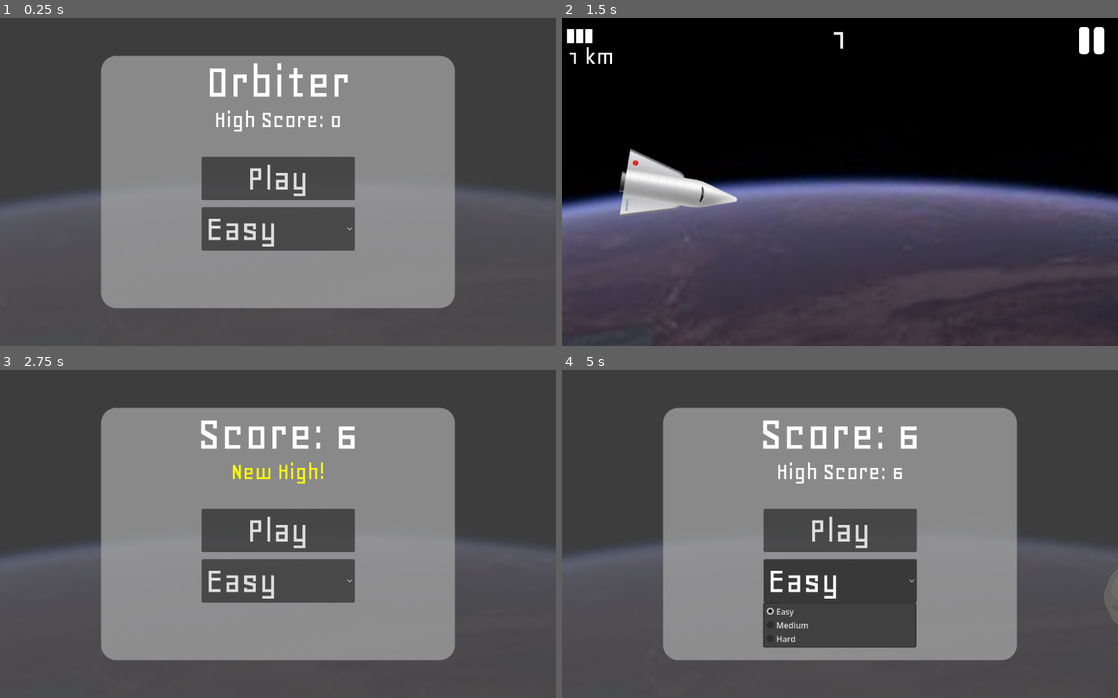
Above: before the commit, frames 1-4 (two rows, left to right).
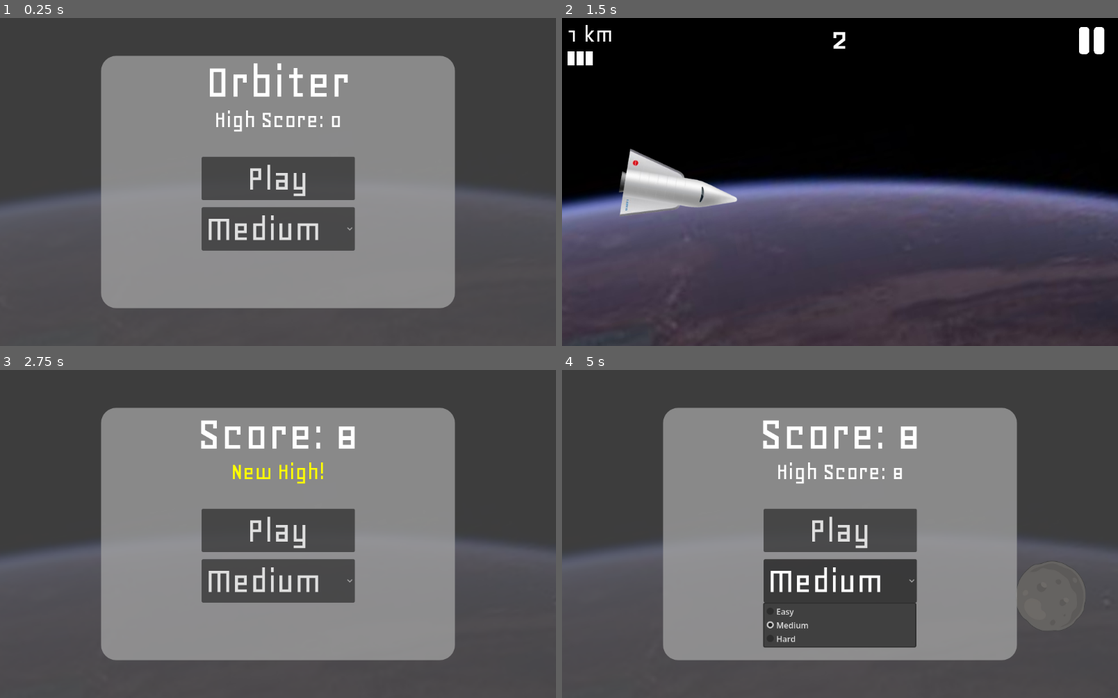
Above: after the commit, the same moments.

Repository: ZYX-2727/Orbiter
Game: Godot game, scene res://scenes/main.tscn
Two runs of this game, one before a commit and one after it. Both use one fixed random seed, a clock stepped at 60 frames per second and the inputs below.
Inputs (mouse positions are in pixels of both pictures, inside the frame that each line leads up to):
- Up to frame 1 (0.25 s): no input
- Up to frame 2 (1.5 s): click (840, 227) at 0.5 s, where only the run after the commit has a clickable "Medium"; click "Play" at 1.25 s
- Up to frame 3 (2.75 s): hold Up (up) from 2.03 s (still down)
- Up to frame 4 (5 s): release Up (up) at 2.75 s; click "Play" at 2.75 s; hold Up (up) 3.53-4.25 s; tap Space (shoot) at 3.6 s; click (840, 579) at 4.25 s, where only the run before the commit has a clickable "Easy"

The runs differ from the first frame. In frame 1, 0.5% of the frame differs, in the area x 38-58%, y 60-70%; in frame 2, 0.5%; in frame 3, 0.5%; in frame 4, 1.4%, in the area x 36-100%, y 18-80%.

Commit message:
add settings (pause menu)

Diff:
--- a/scenes/hud.tscn
+++ b/scenes/hud.tscn
@@ -37,56 +37,56 @@
 [node name="Distance" type="Label" parent="All" unique_id=2092731676]
 layout_mode = 1
 anchors_preset = -1
-offset_left = 10.0
-offset_top = 50.0
-offset_right = 93.0
-offset_bottom = 102.0
+offset_left = 8.0
+offset_top = 6.0
+offset_right = 91.0
+offset_bottom = 58.0
 theme_override_fonts/font = ExtResource("1_ahhtf")
 theme_override_font_sizes/font_size = 50
 text = "0km"
 
 [node name="Bullet1" type="ColorRect" parent="All" unique_id=1058347366]
 layout_mode = 0
-offset_left = 24.0
-offset_top = 22.0
-offset_right = 52.0
-offset_bottom = 36.0
+offset_left = 25.0
+offset_top = 66.0
+offset_right = 53.0
+offset_bottom = 80.0
 rotation = 1.5707964
 size_flags_horizontal = 4
 
 [node name="Bullet2" type="ColorRect" parent="All" unique_id=454450265]
 layout_mode = 0
-offset_left = 42.0
-offset_top = 22.0
-offset_right = 70.0
-offset_bottom = 36.0
+offset_left = 43.0
+offset_top = 66.0
+offset_right = 71.0
+offset_bottom = 80.0
 rotation = 1.5707964
 size_flags_horizontal = 4
 
 [node name="Bullet3" type="ColorRect" parent="All" unique_id=2110237433]
 layout_mode = 0
-offset_left = 60.0
-offset_top = 22.0
-offset_right = 88.0
-offset_bottom = 36.0
+offset_left = 61.0
+offset_top = 66.0
+offset_right = 89.0
+offset_bottom = 80.0
 rotation = 1.5707964
 size_flags_horizontal = 4
 
 [node name="Bullet4" type="ColorRect" parent="All" unique_id=1555992924]
 layout_mode = 0
-offset_left = 78.0
-offset_top = 22.0
-offset_right = 106.0
-offset_bottom = 36.0
+offset_left = 79.0
+offset_top = 66.0
+offset_right = 107.0
+offset_bottom = 80.0
 rotation = 1.5707964
 size_flags_horizontal = 4
 
 [node name="Bullet5" type="ColorRect" parent="All" unique_id=284499554]
 layout_mode = 0
-offset_left = 96.0
-offset_top = 22.0
-offset_right = 124.0
-offset_bottom = 36.0
+offset_left = 97.0
+offset_top = 66.0
+offset_right = 125.0
+offset_bottom = 80.0
 rotation = 1.5707964
 size_flags_horizontal = 4
 
--- a/scenes/main.tscn
+++ b/scenes/main.tscn
@@ -5,6 +5,7 @@
 [ext_resource type="PackedScene" uid="uid://b1d8oy20j5d1r" path="res://scenes/menu.tscn" id="3_sugp2"]
 [ext_resource type="Texture2D" uid="uid://cq12sjosj4f3k" path="res://assets/ipcc_bluemarble_west_lrg.jpg" id="5_tbgi4"]
 [ext_resource type="PackedScene" uid="uid://bv4vx3cc8h0vq" path="res://scenes/pause_menu.tscn" id="5_tefeu"]
+[ext_resource type="PackedScene" uid="uid://vtr0ix01tdqu" path="res://scenes/settings.tscn" id="6_tefeu"]
 
 [node name="Main" type="Node2D" unique_id=898456584]
 script = ExtResource("1_0wfyh")
@@ -29,6 +30,9 @@
 [node name="PauseMenu" parent="." unique_id=750131063 instance=ExtResource("5_tefeu")]
 visible = false
 
+[node name="Settings" parent="." unique_id=107826438 instance=ExtResource("6_tefeu")]
+visible = false
+
 [node name="AsteroidTimer" type="Timer" parent="." unique_id=794957879]
 wait_time = 1.5
 autostart = true
--- a/scenes/menu.tscn
+++ b/scenes/menu.tscn
@@ -78,7 +78,7 @@
 theme_override_font_sizes/font_size = 75
 text = "Play"
 
-[node name="Settings" type="OptionButton" parent="Panel" unique_id=361618502]
+[node name="Difficulty" type="OptionButton" parent="Panel" unique_id=361618502]
 layout_mode = 1
 anchors_preset = 8
 anchor_left = 0.5
--- /dev/null
+++ b/scenes/settings.tscn
@@ -0,0 +1,219 @@
+[gd_scene format=3 uid="uid://vtr0ix01tdqu"]
+
+[ext_resource type="FontFile" uid="uid://b2muai3i6vj2y" path="res://assets/Geo-Regular.ttf" id="1_5p8wc"]
+[ext_resource type="Script" uid="uid://b7hdlapf64h4" path="res://scripts/settings.gd" id="1_r6d6q"]
+
+[sub_resource type="StyleBoxFlat" id="StyleBoxFlat_r6d6q"]
+bg_color = Color(0.65, 0.65, 0.65, 0.7294118)
+corner_radius_top_left = 30
+corner_radius_top_right = 30
+corner_radius_bottom_right = 30
+corner_radius_bottom_left = 30
+
+[sub_resource type="StyleBoxFlat" id="StyleBoxFlat_5p8wc"]
+content_margin_left = 4.0
+content_margin_top = 4.0
+content_margin_right = 4.0
+content_margin_bottom = 4.0
+bg_color = Color(1, 1, 1, 0.75)
+corner_radius_top_left = 4
+corner_radius_top_right = 4
+corner_radius_bottom_right = 4
+corner_radius_bottom_left = 4
+corner_detail = 6
+
+[node name="Settings" type="Node2D" unique_id=107826438]
+script = ExtResource("1_r6d6q")
+
+[node name="ColorRect" type="ColorRect" parent="." unique_id=720980524]
+offset_left = -43.0
+offset_top = -26.0
+offset_right = 1236.0
+offset_bottom = 668.0
+color = Color(0.32, 0.32, 0.32, 0.74509805)
+
+[node name="Panel" type="Panel" parent="." unique_id=401589735]
+offset_left = 200.0
+offset_top = 75.0
+offset_right = 900.0
+offset_bottom = 575.0
+theme_override_styles/panel = SubResource("StyleBoxFlat_r6d6q")
+
+[node name="Title" type="Label" parent="Panel" unique_id=1212728215]
+layout_mode = 1
+anchors_preset = 5
+anchor_left = 0.5
+anchor_right = 0.5
+offset_left = -172.0
+offset_right = 172.0
+offset_bottom = 103.0
+grow_horizontal = 2
+size_flags_horizontal = 4
+size_flags_vertical = 1
+theme_override_fonts/font = ExtResource("1_5p8wc")
+theme_override_font_sizes/font_size = 100
+text = "Settings"
+
+[node name="DefDiff" type="OptionButton" parent="Panel" unique_id=2038106482]
+layout_mode = 1
+anchors_preset = 8
+anchor_left = 0.5
+anchor_top = 0.5
+anchor_right = 0.5
+anchor_bottom = 0.5
+offset_left = -38.0
+offset_top = -126.0
+offset_right = 265.0
+offset_bottom = -40.0
+grow_horizontal = 2
+grow_vertical = 2
+theme_override_fonts/font = ExtResource("1_5p8wc")
+theme_override_font_sizes/font_size = 75
+selected = 0
+item_count = 3
+popup/item_0/text = "Easy"
+popup/item_0/id = 0
+popup/item_1/text = "Medium"
+popup/item_1/id = 1
+popup/item_2/text = "Hard"
+popup/item_2/id = 2
+
+[node name="Label" type="Label" parent="Panel/DefDiff" unique_id=1498437113]
+layout_mode = 1
+anchors_preset = 5
+anchor_left = 0.5
+anchor_right = 0.5
+offset_left = -438.5
+offset_top = -9.0
+offset_right = -142.5
+offset_bottom = 98.0
+grow_horizontal = 2
+size_flags_horizontal = 4
+size_flags_vertical = 1
+theme_override_fonts/font = ExtResource("1_5p8wc")
+theme_override_font_sizes/font_size = 50
+text = "Default
+Difficulty"
+autowrap_mode = 2
+
+[node name="MusicVol" type="HSlider" parent="Panel" unique_id=1479016722]
+layout_mode = 1
+anchors_preset = 8
+anchor_left = 0.5
+anchor_top = 0.5
+anchor_right = 0.5
+anchor_bottom = 0.5
+offset_left = -38.0
+offset_top = -8.0
+offset_right = 150.0
+offset_bottom = 57.0
+grow_horizontal = 2
+grow_vertical = 2
+theme_override_styles/grabber_area = SubResource("StyleBoxFlat_5p8wc")
+step = 5.0
+value = 100.0
+ticks_on_borders = true
+
+[node name="Percentage" type="Label" parent="Panel/MusicVol" unique_id=952296622]
+layout_mode = 1
+anchors_preset = 5
+anchor_left = 0.5
+anchor_right = 0.5
+offset_left = 116.0
+offset_right = 412.0
+offset_bottom = 107.0
+grow_horizontal = 2
+size_flags_horizontal = 4
+size_flags_vertical = 1
+theme_override_fonts/font = ExtResource("1_5p8wc")
+theme_override_font_sizes/font_size = 50
+text = "100%"
+autowrap_mode = 2
+
+[node name="Label" type="Label" parent="Panel/MusicVol" unique_id=292365889]
+layout_mode = 1
+anchors_preset = 5
+anchor_left = 0.5
+anchor_right = 0.5
+offset_left = -396.0
+offset_right = -100.0
+offset_bottom = 107.0
+grow_horizontal = 2
+size_flags_horizontal = 4
+size_flags_vertical = 1
+theme_override_fonts/font = ExtResource("1_5p8wc")
+theme_override_font_sizes/font_size = 50
+text = "Music Volume"
+autowrap_mode = 2
+
+[node name="SFXVol" type="HSlider" parent="Panel" unique_id=591803917]
+layout_mode = 1
+anchors_preset = 8
+anchor_left = 0.5
+anchor_top = 0.5
+anchor_right = 0.5
+anchor_bottom = 0.5
+offset_left = -38.0
+offset_top = 57.0
+offset_right = 150.0
+offset_bottom = 122.0
+grow_horizontal = 2
+grow_vertical = 2
+theme_override_styles/grabber_area = SubResource("StyleBoxFlat_5p8wc")
+step = 5.0
+value = 100.0
+ticks_on_borders = true
+
+[node name="Percentage" type="Label" parent="Panel/SFXVol" unique_id=1228120642]
+layout_mode = 1
+anchors_preset = 5
+anchor_left = 0.5
+anchor_right = 0.5
+offset_left = 116.0
+offset_right = 412.0
+offset_bottom = 107.0
+grow_horizontal = 2
+size_flags_horizontal = 4
+size_flags_vertical = 1
+theme_override_fonts/font = ExtResource("1_5p8wc")
+theme_override_font_sizes/font_size = 50
+text = "100%"
+autowrap_mode = 2
+
+[node name="Label" type="Label" parent="Panel/SFXVol" unique_id=1602922597]
+layout_mode = 1
+anchors_preset = 5
+anchor_left = 0.5
+anchor_right = 0.5
+offset_left = -396.0
+offset_right = -100.0
+offset_bottom = 107.0
+grow_horizontal = 2
+size_flags_horizontal = 4
+size_flags_vertical = 1
+theme_override_fonts/font = ExtResource("1_5p8wc")
+theme_override_font_sizes/font_size = 50
+text = "SFX Volume"
+autowrap_mode = 2
+
+[node name="Save" type="Button" parent="Panel" unique_id=866587578]
+layout_mode = 1
+anchors_preset = -1
+anchor_left = 0.5
+anchor_top = 0.82800007
+anchor_right = 0.5
+anchor_bottom = 0.82800007
+offset_left = -210.0
+offset_top = -42.00003
+offset_right = 210.0
+offset_bottom = 43.99997
+grow_horizontal = 2
+grow_vertical = 2
+theme_override_fonts/font = ExtResource("1_5p8wc")
+theme_override_font_sizes/font_size = 75
+text = "Save Settings"
+
+[connection signal="item_selected" from="Panel/DefDiff" to="." method="_on_difficulty_selected"]
+[connection signal="value_changed" from="Panel/MusicVol" to="." method="_on_music_vol_value_changed"]
+[connection signal="value_changed" from="Panel/SFXVol" to="." method="_on_sfx_vol_value_changed"]
+[connection signal="pressed" from="Panel/Save" to="." method="_on_save_pressed"]
--- a/scripts/event_bus.gd
+++ b/scripts/event_bus.gd
@@ -12,3 +12,5 @@
 signal points_collected(points: int)
 @warning_ignore("unused_signal")
 signal pause
+@warning_ignore("unused_signal")
+signal settings(paused: bool)
--- a/scripts/main.gd
+++ b/scripts/main.gd
@@ -13,6 +13,10 @@
 var first_time: bool
 var difficulty_mult: float
 
+var music_vol
+var sfx_vol
+var default_difficulty
+
 var score: int = 0
 var high_score: int
 #const SCORE_MULT: float = 1000
@@ -27,6 +31,10 @@
 
 func save_data(section: String, key: String, value) -> void:
 	var data = ConfigFile.new()
+	var error = data.load("user://data.cfg")
+	if error:
+		print(error)
+
 	data.set_value(section, key, value)
 	data.save("user://data.cfg")
 
@@ -40,18 +48,23 @@
 		else:
 			bullet_obj.hide()
 
+
+func change_via_settings() -> void: #Change the game based on what settings you have
+	var data = ConfigFile.new()
+	var error = data.load("user://data.cfg")
+	if error:
+		print(error)
+
+	music_vol = data.get_value("settings", "music_vol", 100)
+	sfx_vol = data.get_value("settings", "sfx_vol", 100)
+	default_difficulty = data.get_value("settings", "default_difficulty", 1)
+	high_score = data.get_value("player", "high_score", 0)
+
+
 # Called when the node enters the scene tree for the first time.
 func _ready() -> void:
-	var data = ConfigFile.new()
-	var error = data.load("user://data.cfg")
-
-	if error != OK:
-		#First time playing
-		first_time = true
-
-	print(first_time)
-
-	high_score = data.get_value("player", "high_score", 0)
+	change_via_settings()
+	$Menu/Panel/Difficulty.selected = default_difficulty
 	$Menu/Panel/High.text = "High Score: " + str(high_score)
 
 	bullet_objs = [
@@ -184,5 +197,4 @@
 	adjust_bullet_hud()
 
 func _on_points_collected(points: int) -> void:
-	print(points)
 	points_collected += points
--- a/scripts/menu.gd
+++ b/scripts/menu.gd
@@ -3,6 +3,6 @@
 var difficulty: int = 0
 
 func _on_play_pressed() -> void:
-	difficulty = $Panel/Settings.selected
+	difficulty = $Panel/Difficulty.selected
 	EventBus.emit_signal("start", difficulty)
 	hide()
--- a/scripts/pause_menu.gd
+++ b/scripts/pause_menu.gd
@@ -5,11 +5,11 @@
 func _ready() -> void:
 	hide()
 	EventBus.connect("pause", _on_pause)
+	EventBus.connect("settings", _on_settings)
 
 
 func _on_pause() -> void:
 	paused = not paused
-	print($Panel/Resume.disabled)
 	if paused:
 		show()
 		z_index = 500
@@ -17,8 +17,15 @@
 		hide()
 
 
+func _on_settings(_paused_arg: bool) -> void:
+	if not visible and paused:
+		show()
+	else:
+		hide()
+
+
 func _on_settings_pressed() -> void:
-	pass # Replace with function body.
+	EventBus.emit_signal("settings", true)
 
 
 func _on_quit_pressed() -> void:
--- /dev/null
+++ b/scripts/settings.gd
@@ -0,0 +1,66 @@
+extends Node2D
+
+var paused: bool
+var default_difficulty
+var music_vol
+var sfx_vol
+
+
+func save_data(section: String, key: String, value) -> void:
+	var data = ConfigFile.new()
+	var error = data.load("user://data.cfg")
+	if error:
+		print(error)
+	data.set_value(section, key, value)
+	data.save("user://data.cfg")
+
+
+func change_via_settings() -> void: #Change the game based on what settings you have
+	var data = ConfigFile.new()
+	var error = data.load("user://data.cfg")
+	if error:
+		print(error)
+
+	music_vol = data.get_value("settings", "music_vol", 100)
+	sfx_vol = data.get_value("settings", "sfx_vol", 100)
+	default_difficulty = data.get_value("settings", "default_difficulty", 1)
+
+
+# Called when the node enters the scene tree for the first time.
+func _ready() -> void:
+	EventBus.connect("settings", _on_settings)
+	change_via_settings()
+
+	$Panel/DefDiff.selected = default_difficulty
+	$Panel/MusicVol.value = music_vol
+	$Panel/SFXVol.value = sfx_vol
+
+
+func _on_settings(paused_arg: bool):
+	paused = paused_arg
+	if not visible:
+		z_index = 500
+		show()
+	else:
+		hide()
+
+
+func _on_music_vol_value_changed(value: float) -> void:
+	$Panel/MusicVol/Percentage.text = str(int(value)) + "%"
+	music_vol = value
+
+
+func _on_sfx_vol_value_changed(value: float) -> void:
+	$Panel/SFXVol/Percentage.text = str(int(value)) + "%"
+	sfx_vol = value
+
+
+func _on_difficulty_selected(index: int) -> void:
+	default_difficulty = index
+
+
+func _on_save_pressed() -> void:
+	save_data("settings", "default_difficulty", default_difficulty)
+	save_data("settings", "music_vol", music_vol)
+	save_data("settings", "sfx_vol", sfx_vol)
+	EventBus.emit_signal("settings", paused)
Not shown, added: scripts/settings.gd.uid
